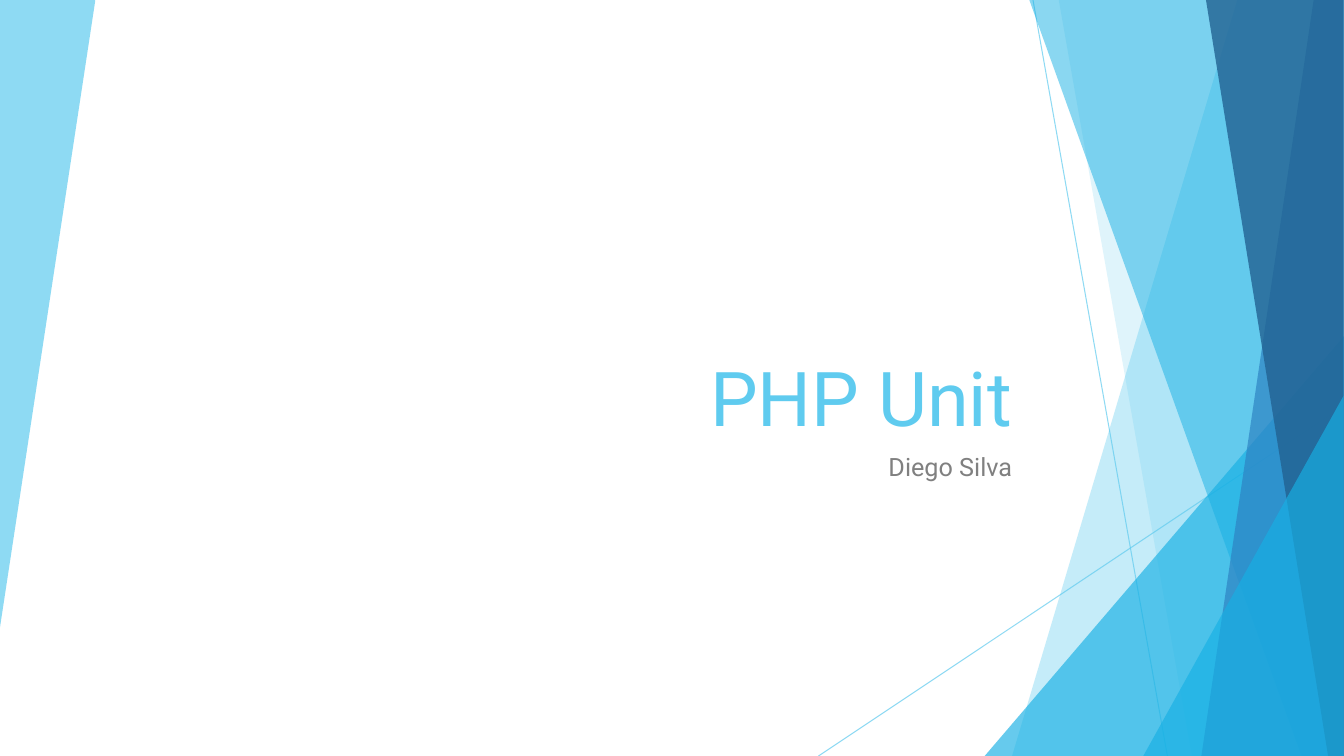
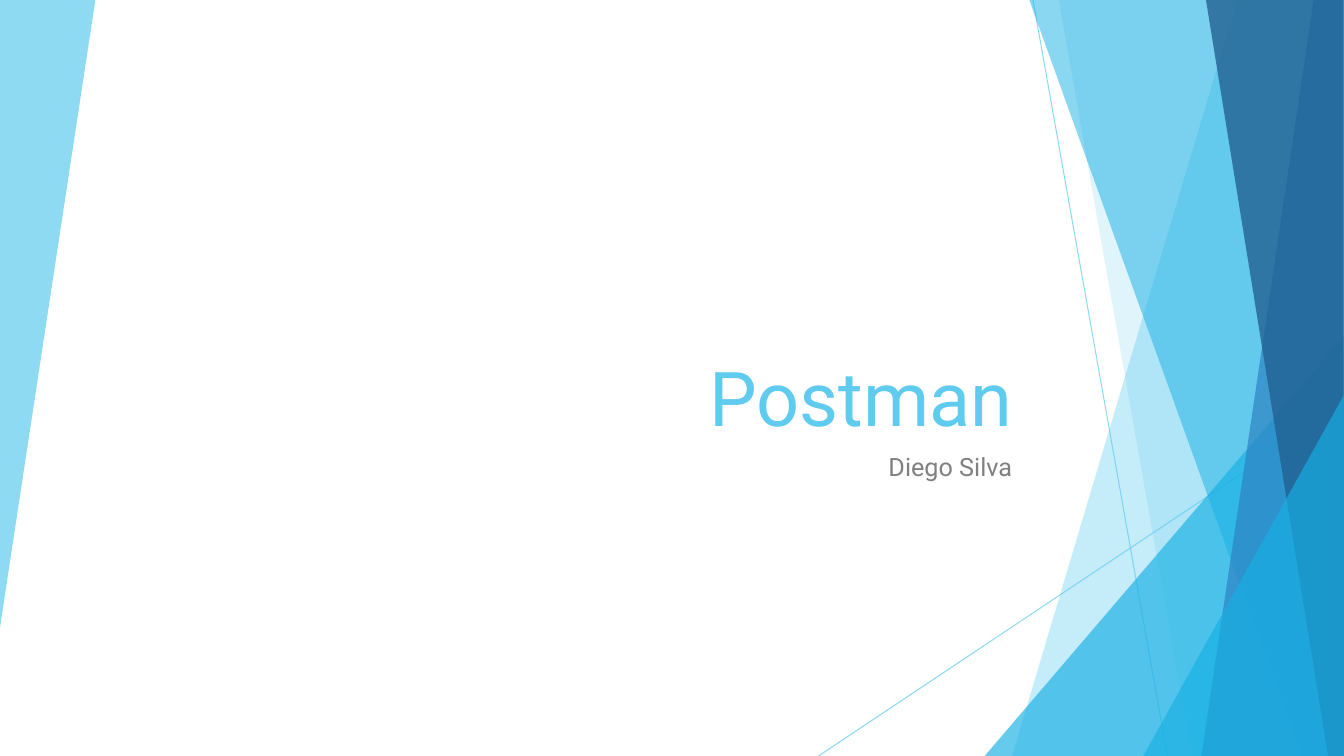
Before and after one commit to diegosilva91/Postman, a slide deck: slide 1 of Pill_Postman_presentation.pptx. Drawn at 1344x756 pixels with LibreOffice and Linux fonts; fonts in the diff are those of the drawing. Boxes give left, top, right and bottom in pixels: in the first picture for what was removed or moved away, otherwise in the second. Text is boxed around its words. In the diff, an @@ line names an element or a change of style, - is before the commit and + after.

Commit message:
Import a collection to a postman

```diff
--- a/Pill_Postman_presentation.pptx
+++ b/Pill_Postman_presentation.pptx
@@ title at [709,372,1012,427]: text changed @@
-PHP Unit
+Postman
```
Also in this commit, not shown: 2 other slides changed, 2 other files.
